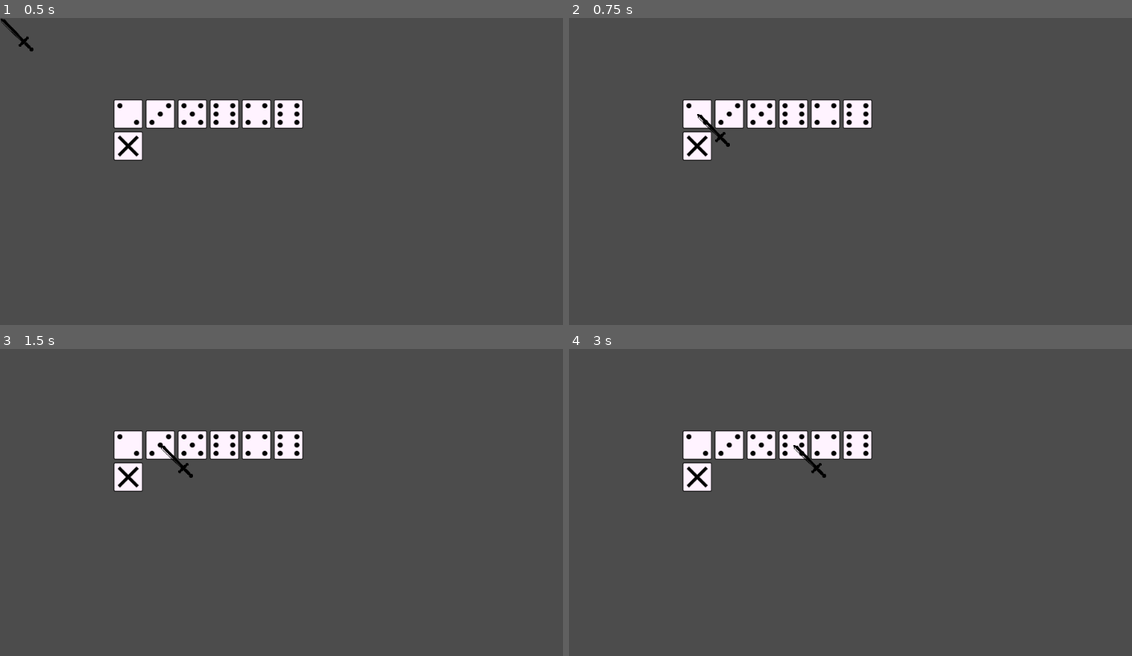
Above: before the commit, frames 1-4 (two rows, left to right).
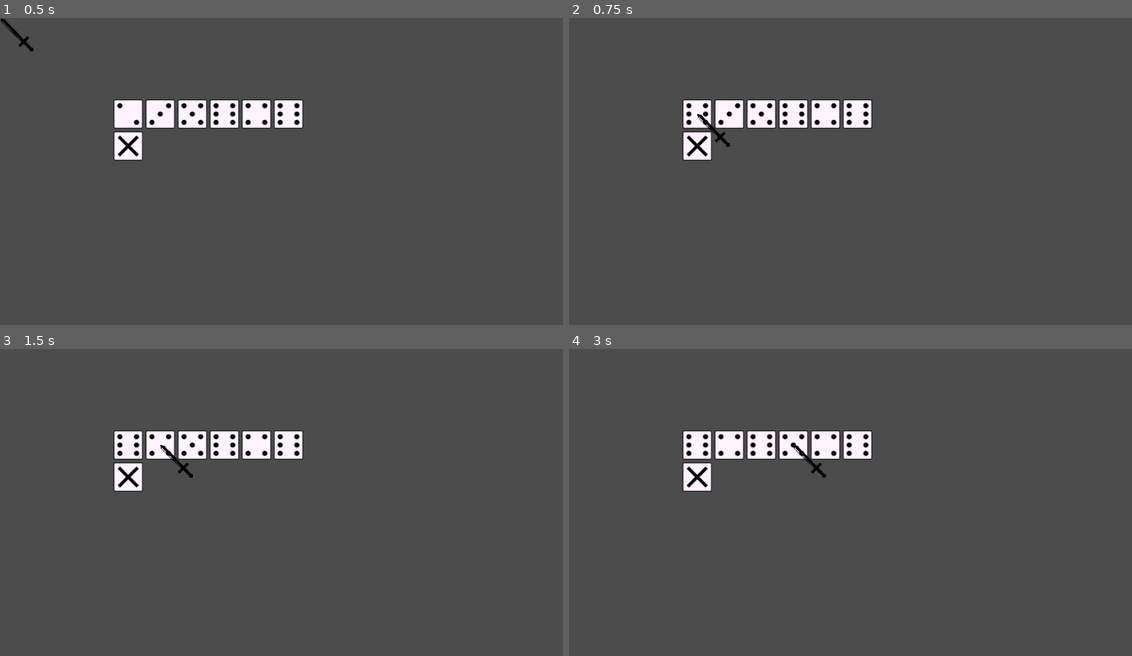
Above: after the commit, the same moments.

Repository: mraich/lantern
Game: Godot game, scene res://scenes/world.tscn
Same seed, same stepped clock (60 frames per second), same inputs: the game is played once before the commit and once after it.
Inputs (mouse positions are in pixels of both pictures, inside the frame that each line leads up to):
- Up to frame 1 (0.5 s): no input
- Up to frame 2 (0.75 s): tap Enter at 0.5 s; move the mouse to (698, 113) at 0.52 s; hold Right mouse button (right_click) from 0.53 s (still down); click (698, 113) at 0.67 s
- Up to frame 3 (1.5 s): tap Space at 1.25 s; move the mouse to (157, 444) at 1.27 s; release Right mouse button (right_click) at 1.28 s; right-click (157, 444) at 1.35 s; click (157, 444) at 1.42 s
- Up to frame 4 (3 s): tap Enter at 2 s; move the mouse to (760, 444) at 2.02 s; hold Right mouse button (right_click) 2.03-2.78 s; click (760, 444) at 2.17 s; tap Space at 2.75 s; move the mouse to (794, 444) at 2.77 s; right-click (794, 444) at 2.85 s; click (794, 444) at 2.92 s

Frame 1 is identical in both runs. In frame 2, less than 0.1% of the frame differs, in the area x 20-25%, y 27-36%; in frame 3, 0.1%; in frame 4, 0.2%, in the area x 20-42%, y 27-36%.

Commit message:
World:: Az aktuális művelet kiválasztása a dice_container-ben a cursor állapotának változásával.

Diff:
--- a/scripts/world.gd
+++ b/scripts/world.gd
@@ -24,4 +24,5 @@
 
 # On cursor state change.
 func _on_cursor_state_changed(state):
+	dice_container.set_dice_action(state)
 	pass
